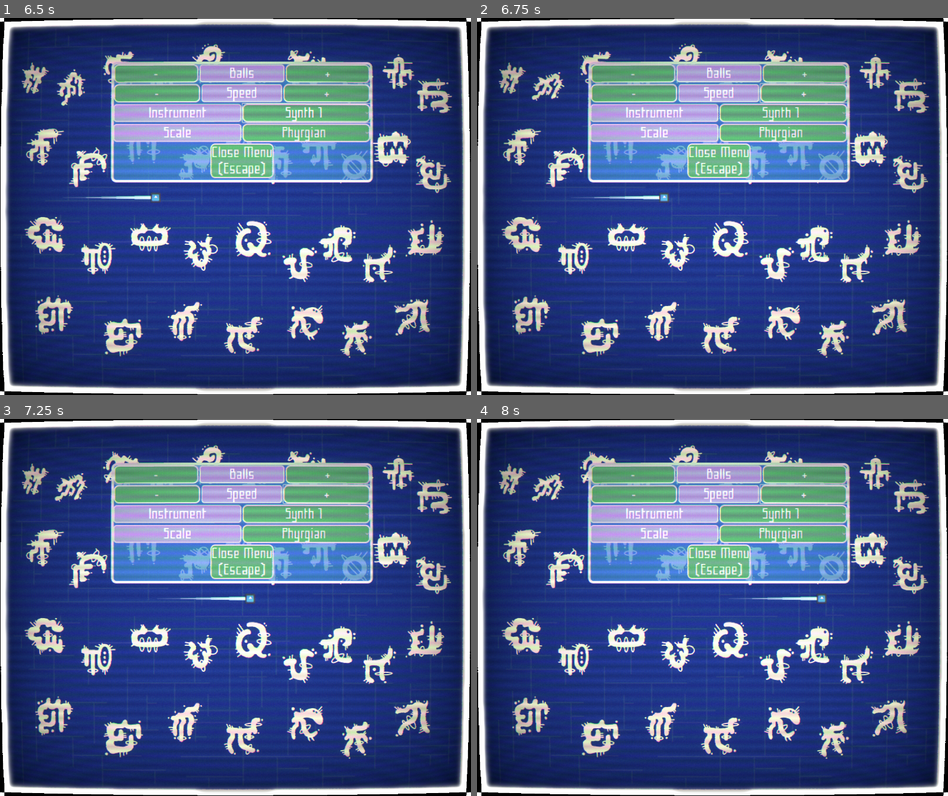
Above: before the commit, frames 1-4 (two rows, left to right).
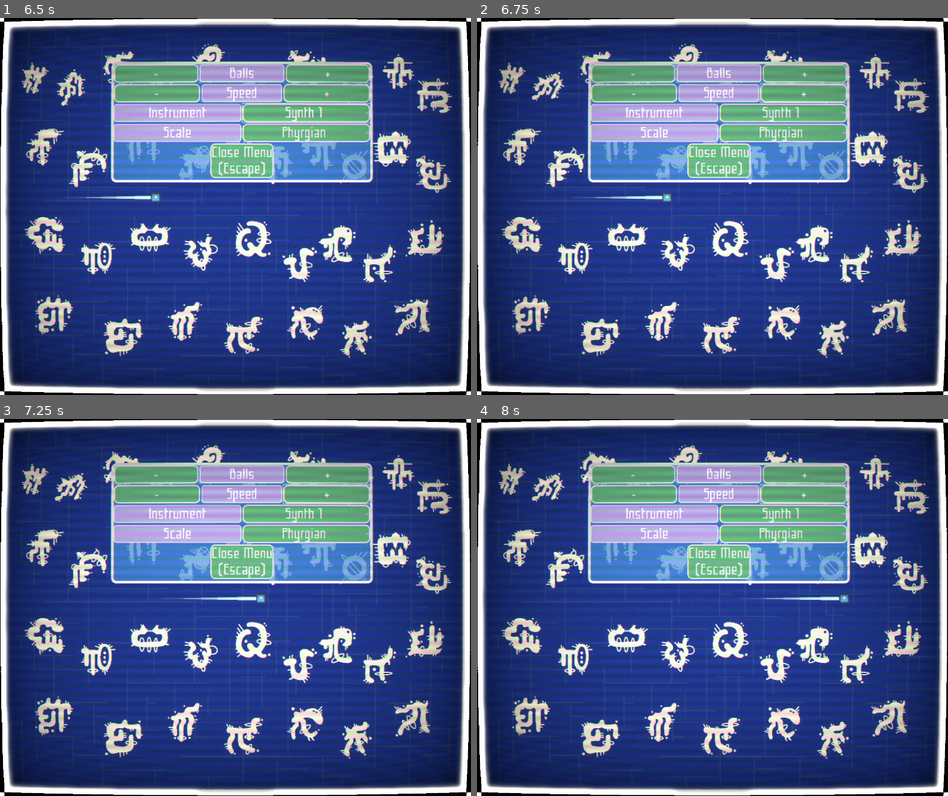
Above: after the commit, the same moments.

Repository: C-RJohnston/KBoard-Pong
Game: Godot game, scene res://MainScene.tscn
Same seed, same stepped clock (60 frames per second), same inputs: the game is played once before the commit and once after it. The engine's default icon, where the game draws it, is replaced by a stand-in: a white triangle on a blue panel in a dark square.
Inputs (mouse positions are in pixels of both pictures, inside the frame that each line leads up to):
- Up to frame 1 (6.5 s): click "-" at 0.5 s; click "+" at 1.25 s; click "-" at 2 s; click "+" at 2.75 s; click "Synth 1" at 3.5 s; click "Phyrgian" at 4.25 s; tap Enter at 5 s; move the mouse to (339, 187) at 5.02 s; hold Up (ui_up) 5.03-5.75 s; tap 0 (0) at 5.1 s; click (339, 187) at 5.17 s; tap 1 (1) at 5.3 s; drag from (141, 225) to (211, 281) at 5.77 s
- Up to frame 2 (6.75 s): move the mouse to (759, 123) at 6.52 s; hold Up (ui_up) from 6.53 s (still down); tap 2 (2) at 6.6 s
- Up to frame 3 (7.25 s): keep holding Up (ui_up); tap 3 (3) at 6.8 s
- Up to frame 4 (8 s): release Up (ui_up) at 7.25 s; drag from (688, 682) to (571, 550) at 7.27 s

Frame 1 is identical in both runs. In frame 2, less than 0.1% of the frame differs, in the area x 24-42%, y 46-50%; in frame 3, 0.1%; in frame 4, 0.3%, in the area x 55-79%, y 46-50%.

Commit message:
added line particles and ball speed

Diff:
--- a/DorukZone B-)/MakeLines.tscn
+++ b/DorukZone B-)/MakeLines.tscn
@@ -1,7 +1,21 @@
-[gd_scene load_steps=3 format=3 uid="uid://c1vnu7apr3p6c"]
+[gd_scene load_steps=5 format=3 uid="uid://c1vnu7apr3p6c"]
 
 [ext_resource type="Script" path="res://DorukZone B-)/make_linesproto.gd" id="1_m3fv8"]
 [ext_resource type="PhysicsMaterial" uid="uid://er7xgtfunvb5" path="res://Materials/physmat.tres" id="1_qub2v"]
+
+[sub_resource type="Gradient" id="Gradient_3h1ys"]
+interpolation_mode = 2
+offsets = PackedFloat32Array(0, 0.707692)
+colors = PackedColorArray(1, 1, 1, 1, 1, 1, 1, 0)
+
+[sub_resource type="GradientTexture2D" id="GradientTexture2D_ihoq6"]
+gradient = SubResource("Gradient_3h1ys")
+width = 16
+height = 16
+use_hdr = true
+fill = 1
+fill_from = Vector2(0.5, 0.454)
+fill_to = Vector2(0.7, 0.7)
 
 [node name="MakeLines" type="RigidBody2D"]
 mass = 9.22337e+18
@@ -13,8 +27,25 @@
 
 [node name="Line2D" type="Line2D" parent="."]
 default_color = Color(2, 2, 2, 1)
+joint_mode = 2
+begin_cap_mode = 2
+end_cap_mode = 2
 
 [node name="CollisionShape2D" type="CollisionPolygon2D" parent="."]
 build_mode = 1
 
+[node name="CPUParticles2D" type="CPUParticles2D" parent="."]
+top_level = true
+amount = 100
+lifetime = 1.25
+texture = SubResource("GradientTexture2D_ihoq6")
+emission_shape = 3
+emission_rect_extents = Vector2(1, 1)
+direction = Vector2(0, 0)
+gravity = Vector2(0, 0)
+angular_velocity_min = 12.0
+angular_velocity_max = 30.0
+radial_accel_min = 50.0
+radial_accel_max = 100.0
+
 [connection signal="body_entered" from="." to="." method="_on_body_entered"]
--- a/DorukZone B-)/make_linesproto.gd
+++ b/DorukZone B-)/make_linesproto.gd
@@ -12,12 +12,16 @@
 	var line: Line = scene.instantiate()
 	var line2d = line.get_child(0)
 	var collision = line.get_child(1)
+	var particles = line.get_child(2)
 	line2d.add_point(start_pos)
 	line.start = start_pos
 	line2d.add_point(end_pos)
 	line.end = end_pos
 	line.keys = keys
 	collision.polygon = [start_pos, end_pos]
+	particles.position = (start_pos + end_pos) / 2
+	particles.rotation = atan((end_pos.y - start_pos.y)/(end_pos.x-start_pos.x))
+	particles.emission_rect_extents = Vector2((end_pos-start_pos).length()/2, 10)
 	return line
 
 func get_points():
--- a/Scenes/Ball/ball.gd
+++ b/Scenes/Ball/ball.gd
@@ -1,5 +1,9 @@
 extends RigidBody2D
 
+# Speeds of the ball
+@export var MAX_SPEED = 1000
+@export var MIN_SPEED = 100
+@export var DEFAULT_SPEED = 400
 # Maximum number of points in the trail
 @export var max_points: int = 50
 @onready var initial_position = position
@@ -8,10 +12,22 @@
 # Called when the node enters the scene tree for the first time.
 func _ready():
 	# Random velocity, should change to variable later
-	apply_central_impulse(Vector2(400,0))
+	set_axis_velocity(Vector2(DEFAULT_SPEED,0))
 	line.clear_points()
 	queue.clear()
 
+func increase_speed(amount: float):
+	var speed = linear_velocity.length()
+	var unit = linear_velocity / speed
+	var new_speed = min(MAX_SPEED, speed + amount)
+	set_axis_velocity(unit * new_speed)
+
+func decrease_speed(amount: float):
+	var speed = linear_velocity.length()
+	var unit = linear_velocity / speed
+	var new_speed = max(MIN_SPEED, speed - amount)
+	print(new_speed)
+	set_axis_velocity(unit * new_speed)
 
 
 # Called every frame. 'delta' is the elapsed time since the previous frame.
@@ -23,6 +39,11 @@
 	for point in queue:
 		line.add_point(point)
 
+func _input(event):
+	if(event.is_action_pressed("ui_up")):
+		increase_speed(50)
+	if(event.is_action_pressed("ui_down")):
+		decrease_speed(50)
 
 
 func _on_body_entered(body):
--- a/Scenes/Icon/icon.tscn
+++ b/Scenes/Icon/icon.tscn
@@ -17,7 +17,6 @@
 fill_to = Vector2(0.829897, 0.175258)
 
 [node name="Icon" type="Node2D"]
-position = Vector2(100, 100)
 script = ExtResource("1_x5kcn")
 wiggle_speed = 50
 
--- a/Scenes/ball.tscn
+++ /dev/null
@@ -1,25 +0,0 @@
-[gd_scene load_steps=5 format=3 uid="uid://lrlmanjimpxq"]
-
-[ext_resource type="PhysicsMaterial" uid="uid://er7xgtfunvb5" path="res://Materials/physmat.tres" id="1_nxljc"]
-[ext_resource type="Texture2D" uid="uid://hmaxtv1w4eku" path="res://icon.svg" id="2_3nop7"]
-[ext_resource type="Script" path="res://Scenes/Ball/ball.gd" id="2_71s51"]
-
-[sub_resource type="CircleShape2D" id="CircleShape2D_yq8wr"]
-radius = 22.0
-
-[node name="Ball" type="RigidBody2D"]
-mass = 0.001
-physics_material_override = ExtResource("1_nxljc")
-gravity_scale = 0.0
-linear_damp_mode = 1
-angular_damp_mode = 1
-script = ExtResource("2_71s51")
-
-[node name="Sprite2D" type="Sprite2D" parent="."]
-scale = Vector2(0.25, 0.25)
-texture = ExtResource("2_3nop7")
-
-[node name="CollisionShape2D" type="CollisionShape2D" parent="."]
-shape = SubResource("CircleShape2D_yq8wr")
-
-[connection signal="body_entered" from="." to="." method="_on_body_entered"]
